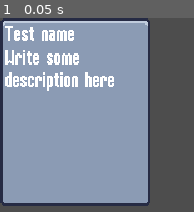
Above: before the commit, frame 1.
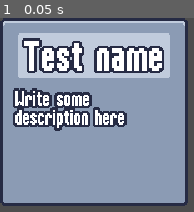
Above: after the commit, the same moment.

Repository: Ian-Ion/2d-survivors-course
Game: Godot game, scene res://scenes/ui/ability_upgrade_card.tscn
Two runs of this game, one before a commit and one after it. Both use one fixed random seed, a clock stepped at 60 frames per second and the inputs below. This scene is started directly instead of the project's main scene.
Inputs:
- Up to frame 1 (0.05 s): no input

The runs differ from the first frame. In frame 1, 46% of the frame differs, in the area x 2-97%, y 0-97%.

Commit message:
Finish theming upgrade card

Diff:
--- a/resources/theme/theme.tres
+++ b/resources/theme/theme.tres
@@ -1,10 +1,22 @@
-[gd_resource type="Theme" load_steps=4 format=3 uid="uid://bardoa2aqq6vs"]
+[gd_resource type="Theme" load_steps=5 format=3 uid="uid://bardoa2aqq6vs"]
 
 [ext_resource type="FontFile" uid="uid://cjkyadi1ukbd2" path="res://resources/theme/Rockboxcond12.ttf" id="1_1exa6"]
-[ext_resource type="Texture2D" uid="uid://do76x8igwtqek" path="res://assets/ui.png" id="1_oi416"]
+[ext_resource type="Texture2D" uid="uid://do76x8igwtqek" path="res://assets/ui/ui.png" id="1_63y7n"]
+
+[sub_resource type="StyleBoxTexture" id="StyleBoxTexture_gyeym"]
+content_margin_left = 4.0
+content_margin_top = 8.0
+content_margin_right = 4.0
+content_margin_bottom = 2.0
+texture = ExtResource("1_63y7n")
+texture_margin_left = 3.0
+texture_margin_top = 3.0
+texture_margin_right = 3.0
+texture_margin_bottom = 3.0
+region_rect = Rect2(16, 0, 16, 16)
 
 [sub_resource type="StyleBoxTexture" id="StyleBoxTexture_io7tf"]
-texture = ExtResource("1_oi416")
+texture = ExtResource("1_63y7n")
 texture_margin_left = 4.0
 texture_margin_top = 6.0
 texture_margin_right = 4.0
@@ -14,4 +26,7 @@
 [resource]
 default_font = ExtResource("1_1exa6")
 default_font_size = 16
+AlternatePanelContainer/base_type = &"PanelContainer"
+AlternatePanelContainer/styles/panel = SubResource("StyleBoxTexture_gyeym")
+Label/constants/line_spacing = 0
 PanelContainer/styles/panel = SubResource("StyleBoxTexture_io7tf")
--- a/scenes/ui/ability_upgrade_card.tscn
+++ b/scenes/ui/ability_upgrade_card.tscn
@@ -4,18 +4,42 @@
 
 [node name="AbilityUpgradeCard" type="PanelContainer"]
 custom_minimum_size = Vector2(120, 150)
+offset_right = 150.0
+offset_bottom = 150.0
 script = ExtResource("1_8hocr")
 
-[node name="VBoxContainer" type="VBoxContainer" parent="."]
+[node name="MarginContainer" type="MarginContainer" parent="."]
 layout_mode = 2
+theme_override_constants/margin_left = 8
+theme_override_constants/margin_top = 4
+theme_override_constants/margin_right = 8
+theme_override_constants/margin_bottom = 8
 
-[node name="NameLabel" type="Label" parent="VBoxContainer"]
+[node name="VBoxContainer" type="VBoxContainer" parent="MarginContainer"]
+layout_mode = 2
+theme_override_constants/separation = 8
+
+[node name="PanelContainer" type="PanelContainer" parent="MarginContainer/VBoxContainer"]
+layout_mode = 2
+mouse_filter = 2
+theme_type_variation = &"AlternatePanelContainer"
+
+[node name="NameLabel" type="Label" parent="MarginContainer/VBoxContainer/PanelContainer"]
 unique_name_in_owner = true
 layout_mode = 2
+theme_override_colors/font_outline_color = Color(0.14902, 0.168627, 0.266667, 1)
+theme_override_constants/outline_size = 8
+theme_override_font_sizes/font_size = 32
 text = "Test name"
+horizontal_alignment = 1
+vertical_alignment = 2
+autowrap_mode = 2
 
-[node name="DescriptionLabel" type="Label" parent="VBoxContainer"]
+[node name="DescriptionLabel" type="Label" parent="MarginContainer/VBoxContainer"]
 unique_name_in_owner = true
 layout_mode = 2
+theme_override_colors/font_shadow_color = Color(0.14902, 0.168627, 0.266667, 1)
+theme_override_colors/font_outline_color = Color(0.14902, 0.168627, 0.266667, 1)
+theme_override_constants/outline_size = 8
 text = "Write some description here"
 autowrap_mode = 2
Renamed: assets/ui.png -> assets/ui/ui.png
Not shown, changed: assets/ui/ui.png.import
